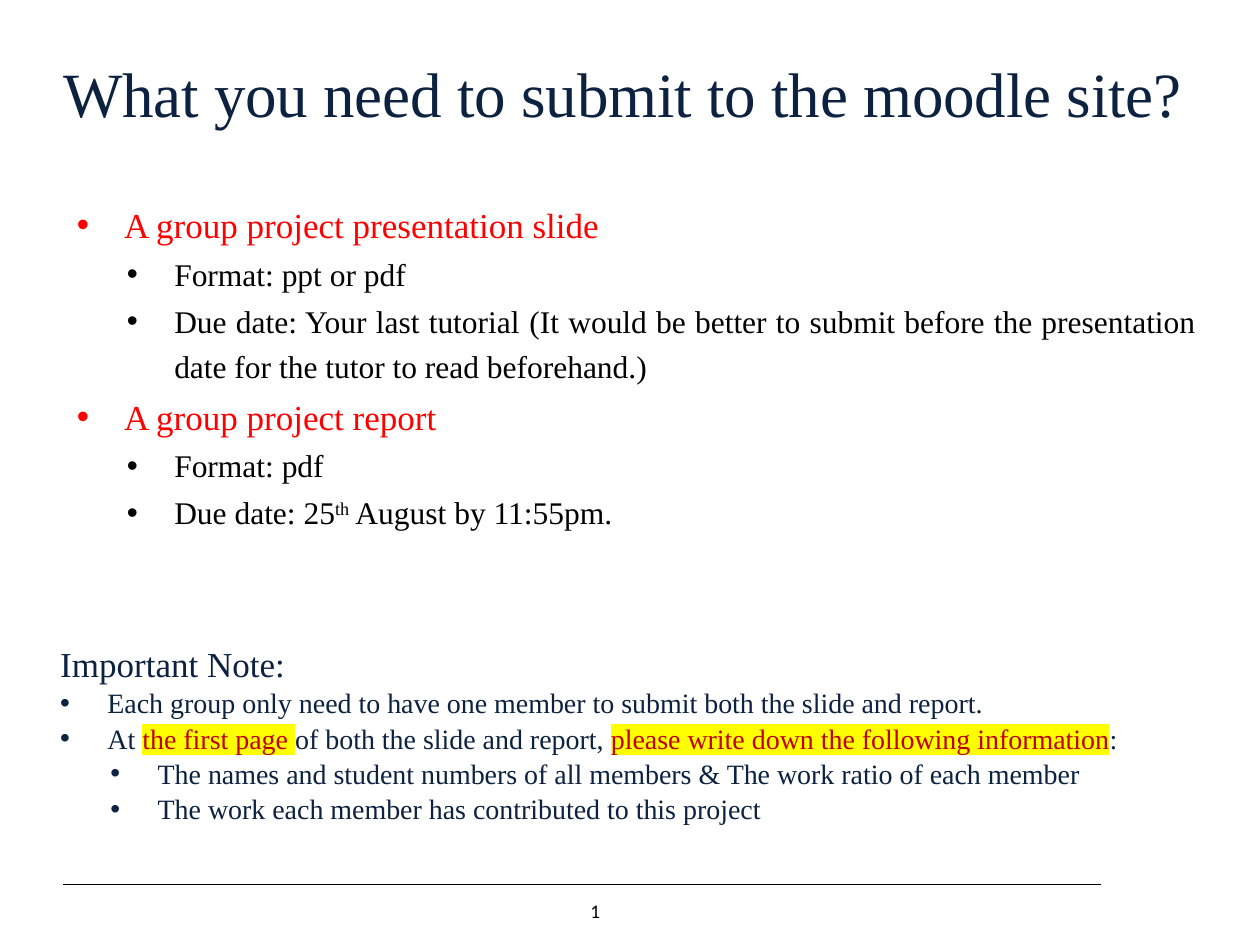
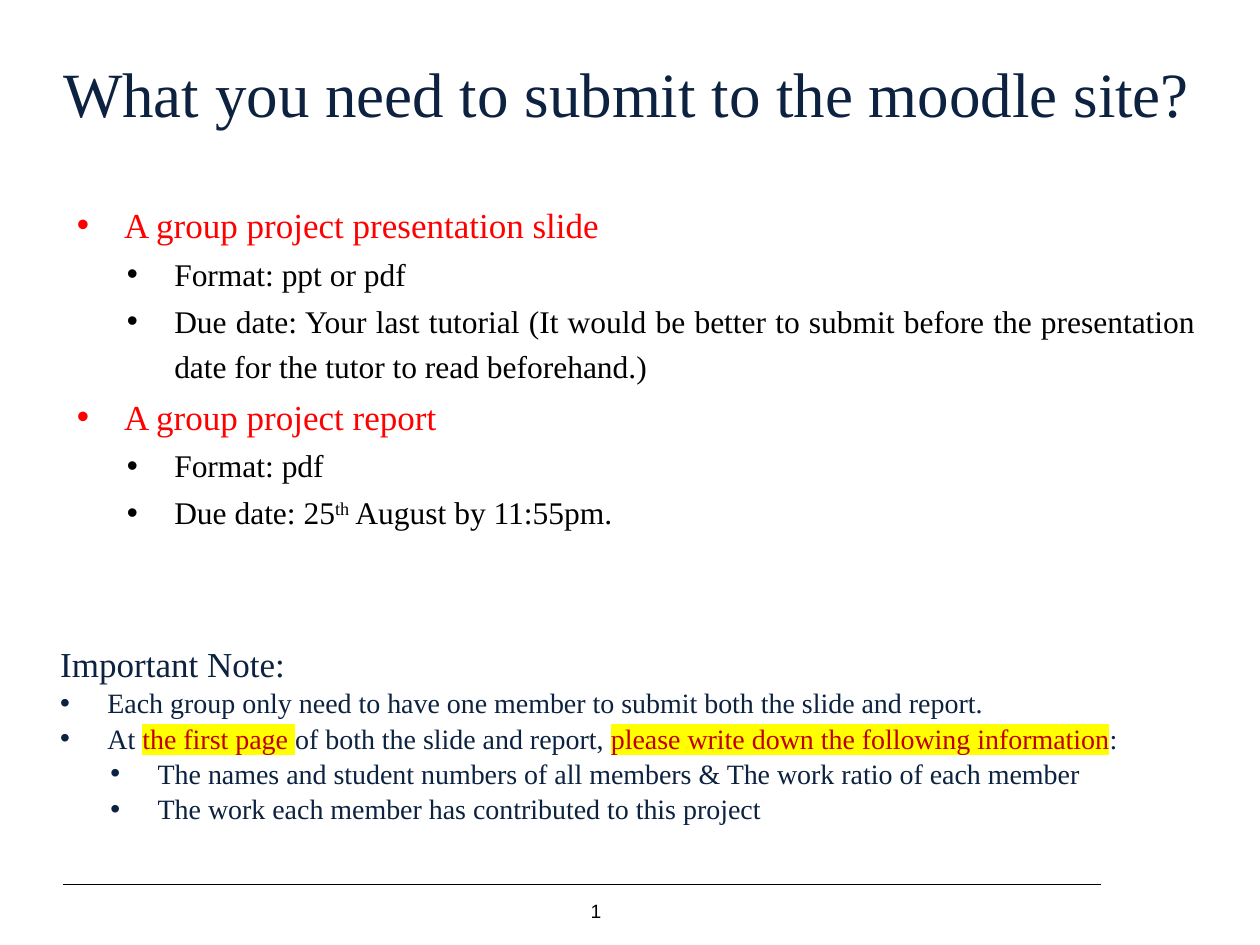
Before and after one commit to josephkohhh/SIM-UOW-Mods, a slide deck: slide 1 of CSIT305/Assignment/Project and presentation submission guideline and marking criteria.pptx. Drawn at 1260x945 pixels with LibreOffice and Linux fonts; fonts in the diff are those of the drawing; background and template pictures are left out. Boxes give left, top, right and bottom in pixels: in the first picture for what was removed or moved away, otherwise in the second. Text is boxed around its words. In the diff, an @@ line names an element or a change of style, - is before the commit and + after.

```diff
--- a/CSIT305/Assignment/Project and presentation submission guideline and marking criteria.pptx
+++ b/CSIT305/Assignment/Project and presentation submission guideline and marking criteria.pptx
@@ title "What you need to submit ..." at (63,73,1189,129): letter spacing -0.1 to 0 pt; less space between paragraphs @@
@@ page number at (591,904,602,918): font Calibri to Arial @@
```
Also in this commit, not shown: 3 other slides changed, 14 other files.
